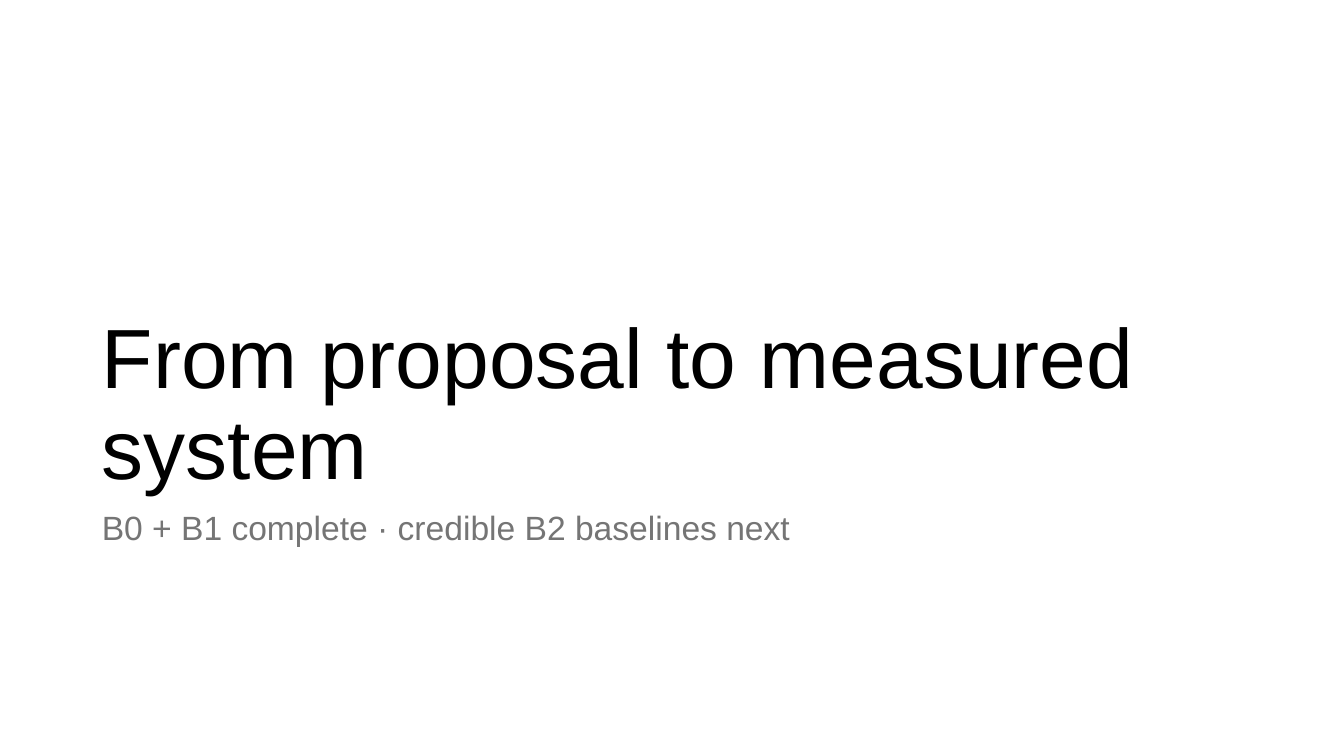
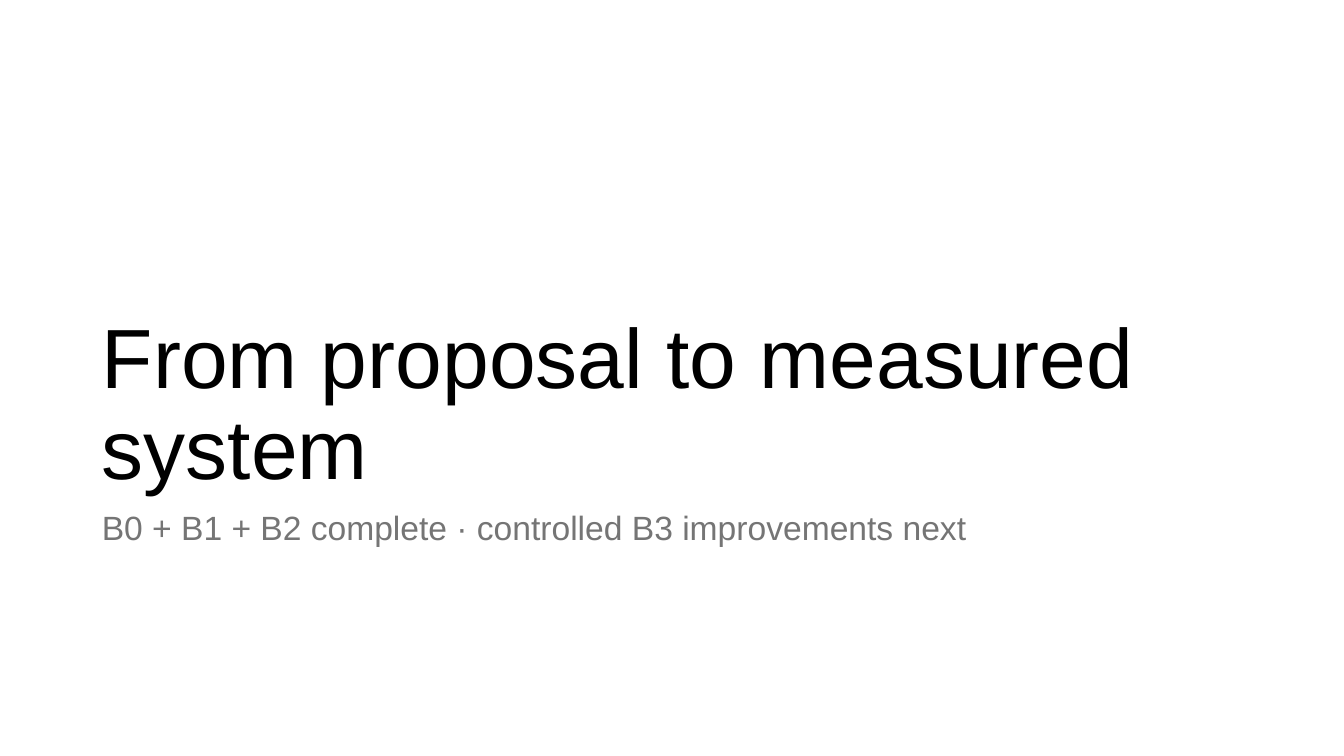
Before and after one commit to nocleo/ADVLSI2_Project_updated, a slide deck: slide 9 of presentation/ADVLSI2_DRC_CNN_Project_Progress.pptx. Drawn at 1344x756 pixels with LibreOffice and Linux fonts; fonts in the diff are those of the drawing. Boxes give left, top, right and bottom in pixels: in the first picture for what was removed or moved away, otherwise in the second. Text is boxed around its words. In the diff, an @@ line names an element or a change of style, - is before the commit and + after.

```diff
--- a/presentation/ADVLSI2_DRC_CNN_Project_Progress.pptx
+++ b/presentation/ADVLSI2_DRC_CNN_Project_Progress.pptx
@@ text at (102, 515, 966, 547): text changed @@
-B0 + B1 complete · credible B2 baselines next
+B0 + B1 + B2 complete · controlled B3 improvements next
```
Also in this commit, not shown: 8 other slides changed, 2 slides added, 11 other files.
